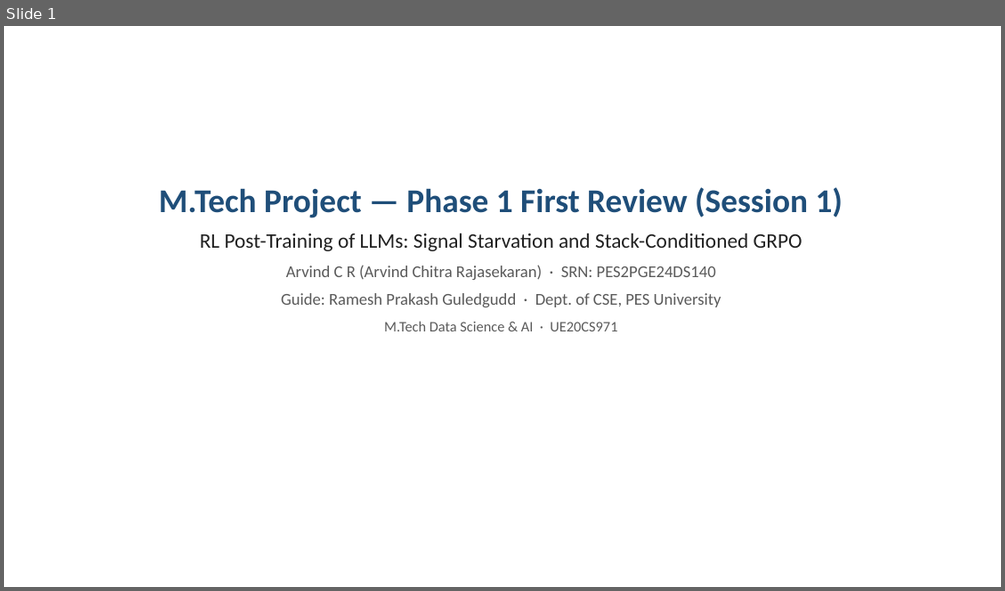
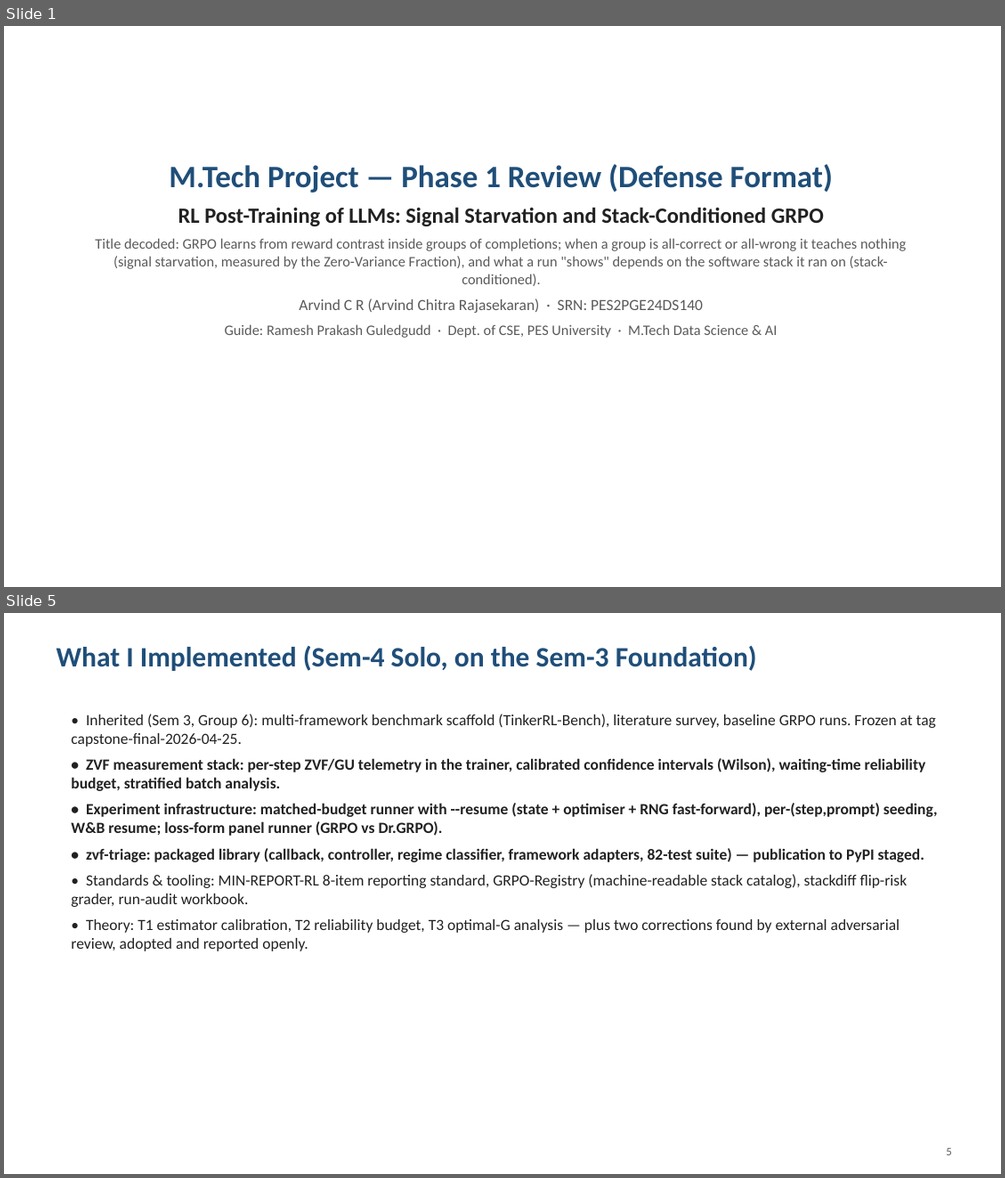
Before and after one commit to arvindcr4/tinker-rl-lab, a slide deck: outputs/PESU_MTech_Phase1_Session1_Review_ArvindCR.pptx. Shown one above the other, each under a label of ours: slide 1 before the commit, slides 1 and 5 after it; the slides between them are not shown. The pictures are 1005x591 and 1005x1178 pixels, drawn with LibreOffice and Linux fonts; fonts in the diff are those of the drawing. Boxes give left, top, right and bottom in pixels: in the first picture for what was removed or moved away, otherwise in the second. Text is boxed around its words. In the diff, an @@ line names an element or a change of style, - is before the commit and + after.

```diff
--- a/outputs/PESU_MTech_Phase1_Session1_Review_ArvindCR.pptx
+++ b/outputs/PESU_MTech_Phase1_Session1_Review_ArvindCR.pptx
@@ slide 5 added at [4,613,1001,1174], background #FFFFFF @@
@@ text added at [57,646,757,671], 27 pt, text #1F4E79, bold @@
+What I Implemented (Sem-4 Solo, on the Sem-3 Foundation)
@@ text added at [71,714,938,951], 15 pt, text #212121 @@
+• Inherited (Sem 3, Group 6): multi-framework benchmark scaffold (TinkerRL-Bench), literature survey, baseline GRPO runs. Frozen at tag capstone-final-2026-04-25.
+• ZVF measurement stack: per-step ZVF/GU telemetry in the trainer, calibrated confidence intervals (Wilson), waiting-time reliability budget, stratified batch analysis.
+• Experiment infrastructure: matched-budget runner with --resume (state + optimiser + RNG fast-forward), per-(step,prompt) seeding, W&B resume; loss-form panel runner (GRPO vs Dr.GRPO).
+• zvf-triage: packaged library (callback, controller, regime classifier, framework adapters, 82-test suite) — publication to PyPI staged.
+• Standards & tooling: MIN-REPORT-RL 8-item reporting standard, GRPO-Registry (machine-readable stack catalog), stackdiff flip-risk grader, run-audit workbook.
+• Theory: T1 estimator calibration, T2 reliability budget, T3 optimal-G analysis — plus two corrections found by external adversarial review, adopted and reported openly.
@@ text added at [946,1148,951,1155], 11 pt, text #5A5A5A @@
+5
@@ slide 1 changed as well @@
@@ text "M.Tech Project — Phase 1 ...": place and size @@
-text "M.Tech Project — Phase 1 ..." at [159,187,843,331]
+text "M.Tech Project — Phase 1 ..." at [95,164,906,338]
@@ text at [169,164,833,192]: text changed; size 32 to 30 pt @@
-M.Tech Project — Phase 1 First Review (Session 1)
+M.Tech Project — Phase 1 Review (Defense Format)
@@ text at [178,207,824,313]: size 20 to 21 pt, bold on in "RL Post-Training of LLMs: Signal Starvation and ..."; size 16 to 15 pt in "Arvind C R (Arvind Chitra Rajasekaran) · ..."; less space between paragraphs @@
@@ text at [95,238,906,286]: paragraph added @@
+Title decoded: GRPO learns from reward contrast inside groups of completions; when a group is all-correct or all-wrong it teaches nothing (signal starvation, measured by the Zero-Variance Fraction), and what a run "shows" depends on the software stack it ran on (stack-conditioned).
@@ text at [225,324,777,338]: text changed; size 16 to 14 pt @@
-Guide: Ramesh Prakash Guledgudd · Dept. of CSE, PES University
-M.Tech Data Science & AI · UE20CS971
+Guide: Ramesh Prakash Guledgudd · Dept. of CSE, PES University · M.Tech Data Science & AI
```
Also in this commit, not shown: 2 other slides changed, 11 other slides added, 10 slides removed, 1 other file.
